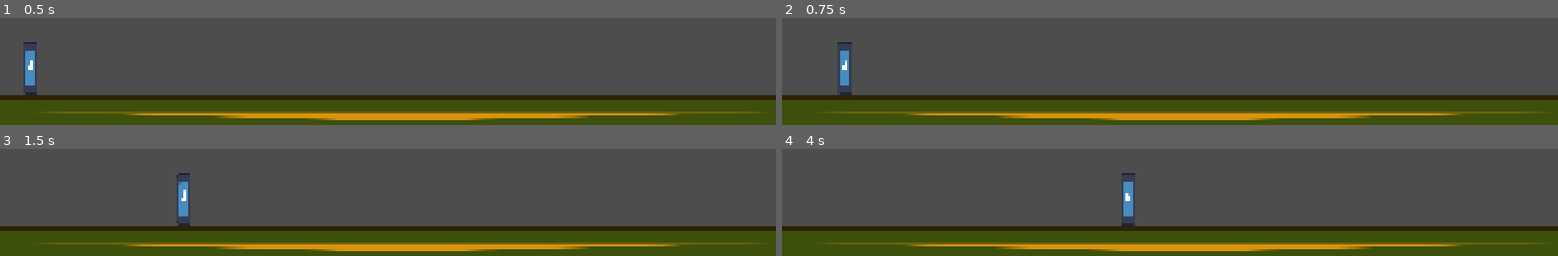
Above: before the commit, frames 1-4 (two rows, left to right).
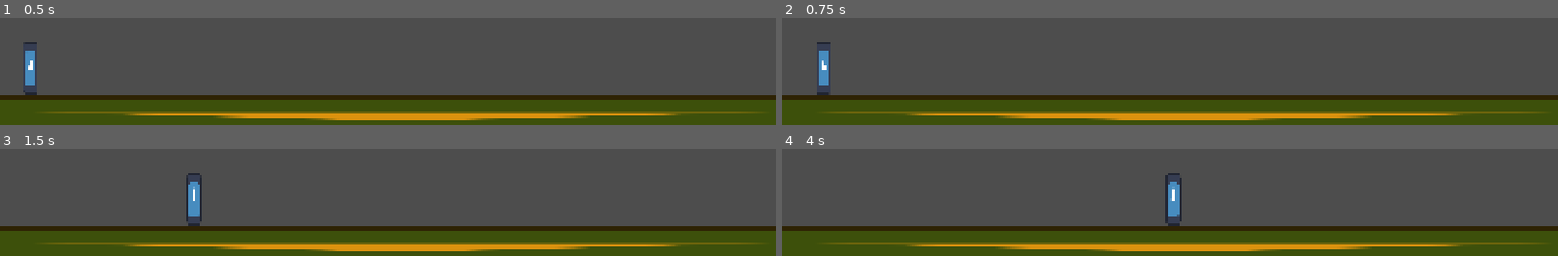
Above: after the commit, the same moments.

Repository: LeonardoMaidana/3-movimiento2dengodot
Game: Godot game, scene res://mundo/mundo.tscn
Same seed, same stepped clock (60 frames per second), same inputs: the game is played once before the commit and once after it. The engine's default icon, where the game draws it, is replaced by a stand-in: a white triangle on a blue panel in a dark square.
Inputs:
- Up to frame 1 (0.5 s): no input
- Up to frame 2 (0.75 s): tap Enter (ui_accept) at 0.5, 0.6 s; hold Right (ui_right) from 0.53 s (still down)
- Up to frame 3 (1.5 s): keep holding Right (ui_right); tap Enter (ui_accept) at 0.77, 1.07, 1.35 s
- Up to frame 4 (4 s): tap Enter (ui_accept) at 1.52, 1.82, 2.1, 2.85, 3.02, 3.32, 3.6, 3.77 s; release Right (ui_right) at 2.03 s; hold Left (ui_left) 2.03-2.78 s; hold Right (ui_right) from 2.78 s (still down)

Frame 1 is identical in both runs. In frame 2, 0.9% of the frame differs, in the area x 4-9%, y 22-73%; in frame 3, 1.1%; in frame 4, 1.3%, in the area x 43-52%, y 22-73%.

Commit message:
Primer implementación del DASH
Implementación a medias, lo puedo mejorar...

Diff:
--- a/nuevo-proyecto-de-juego/personaje/player_1script.gd
+++ b/nuevo-proyecto-de-juego/personaje/player_1script.gd
@@ -5,23 +5,59 @@
 const JUMP_VELOCITY = -500.0
 var  max_jumps = 2
 var jumps_left = 2
+var dash_speed = 800.0
+var dash_duration = 0.15
+var dash_timer = 0.0
+var is_dashing = false
+var can_dash = true
+var dash_direction = Vector2.ZERO
 
 func _physics_process(delta: float) -> void:
+	#Implementacion de "Dash" / Disclaimer: una parte del script salio de un video y
+	#otras que fui probando-Que por ahora me sirven y funcionan
+	if Input.is_action_just_pressed("ui_accept") and can_dash:
+		is_dashing = true
+		can_dash = false
+		dash_timer = dash_duration
+		# Lo de arriba lo pense, de como seria un dash pero lo de aca abajo,
+		#Entiendo por partes, Vector2, se que son las cordenadas que le dan al dash_direction
 
+		dash_direction = Input.get_vector("ui_left","ui_right", "ui_up", "ui_accept")
+
+		if dash_direction == Vector2.ZERO:
+			dash_direction = Vector2(velocity.x, 0)
+			#Aca entendi por prueba y error que Zero es literal 0.0 del personaje
+			#Lo que si no se como hacer para que el dash se de para el lado que quedo mirando
+			#Osea el si mi ultima tecla fue la derecha antes de tocar el dash
+			#Quiero que el dash vaya para ahi y no solo a la derecha.
+			#En proximos commits voy a intentar resolverlo. Tengo una vaga idea.
+			if dash_direction == Vector2.ZERO:
+				dash_direction = Vector2.RIGHT
+	if is_dashing:
+		dash_timer -= delta
+		velocity = dash_direction.normalized() * dash_speed
+
+		move_and_slide()
+
+		if dash_timer <= 0:
+			is_dashing = false
+
+		return
+	#Implementacion de la gravedad
 	if !is_on_floor():
 		velocity += get_gravity() * delta
-
+	#Implementacion del salto
 	if Input.is_action_just_pressed("ui_up") and jumps_left > 0:
 			velocity.y = JUMP_VELOCITY
 			jumps_left -= 1
 
 	if is_on_floor():
 		jumps_left = max_jumps
+		can_dash = true
 
 	var direction := Input.get_axis("ui_left", "ui_right")
 	if direction:
 		velocity.x = direction * SPEED
 	else:
 		velocity.x = move_toward(velocity.x, 0, SPEED)
-
 	move_and_slide()
